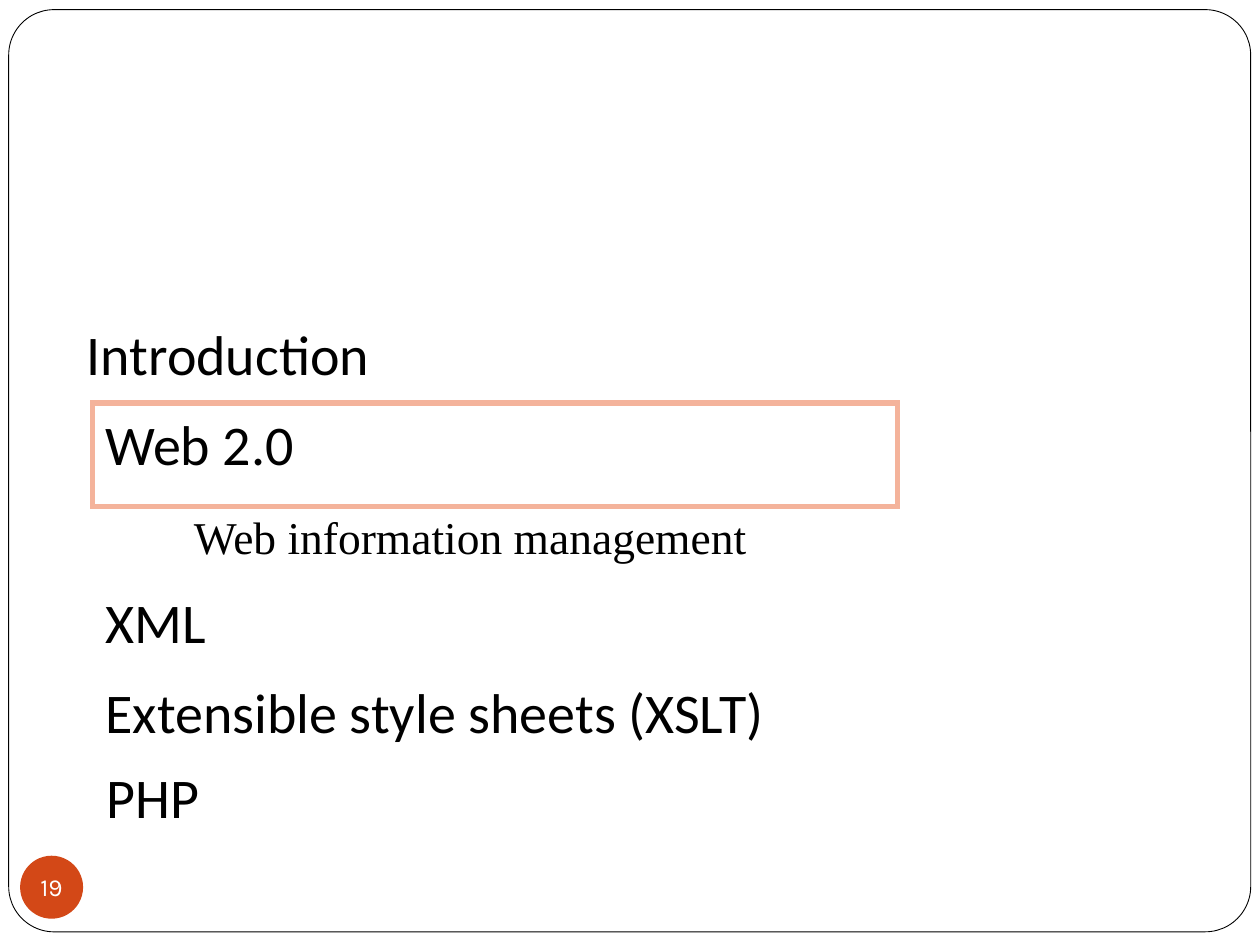
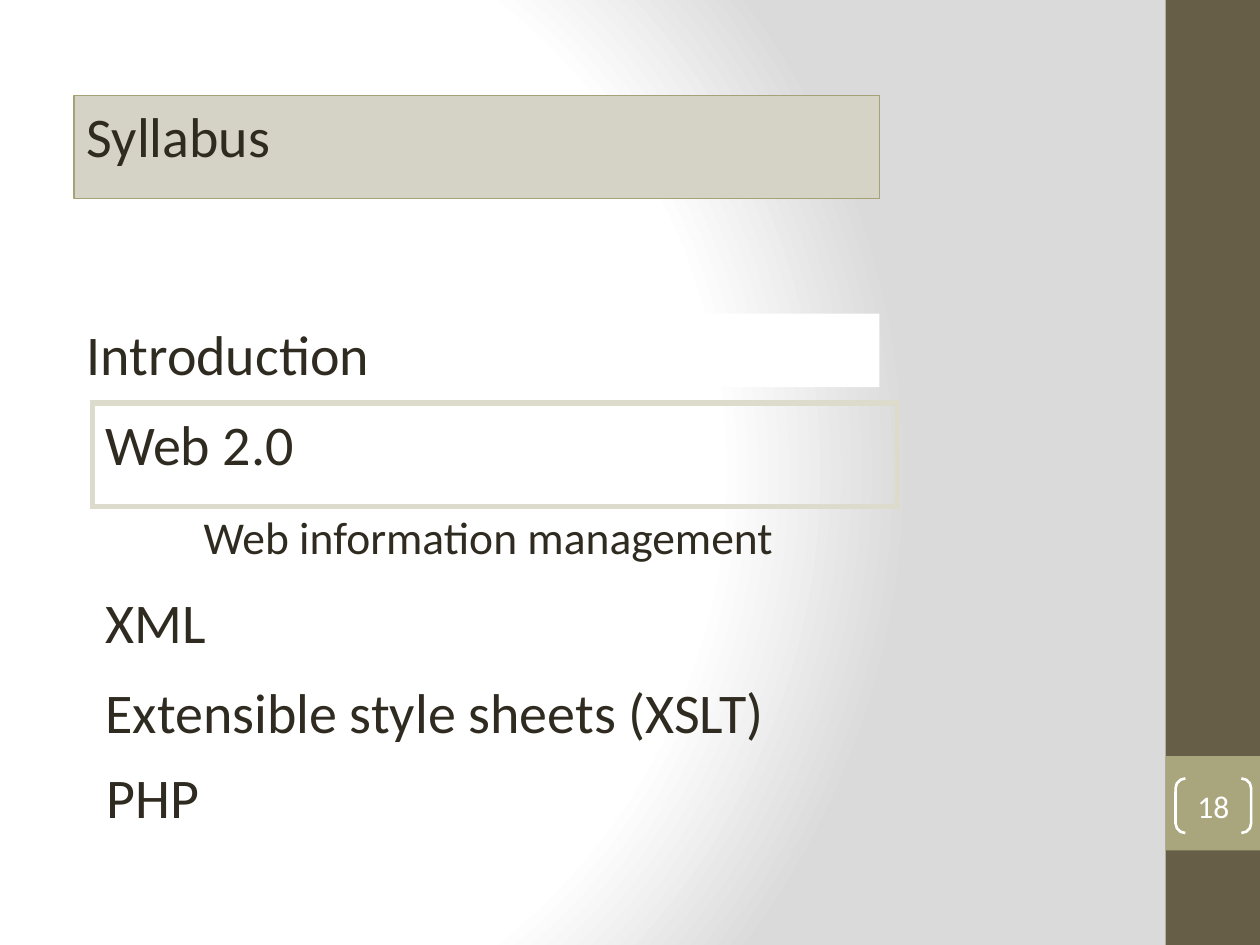
Before and after one commit to MetaInformation/MetaInformation.github.io, a slide deck: slide 18 of topic01/talk-1/1_introduction.pptx (slide 19 before the commit). Drawn at 1260x945 pixels with LibreOffice and Linux fonts; fonts in the diff are those of the drawing; background and template pictures are left out. Boxes give left, top, right and bottom in pixels: in the first picture for what was removed or moved away, otherwise in the second. Text is boxed around its words. In the diff, an @@ line names an element or a change of style, - is before the commit and + after.

```diff
--- a/topic01/talk-1/1_introduction.pptx
+++ b/topic01/talk-1/1_introduction.pptx
@@ background #FFFFFF to gradient #FFFFFF to #DADADA @@
@@ rounded rectangle removed at (x1=9, y1=10, x2=1251, y2=932) @@
@@ rectangle added at (x1=1166, y1=0, x2=1260, y2=945), fill #675E47 @@
@@ rectangle added at (x1=74, y1=96, x2=879, y2=199), fill #D5D4C5, outline #A6A278 1 pt, 32 pt, text #2F2B20 @@
+Syllabus
@@ rectangle "Web 2.0" at (x1=93, y1=403, x2=898, y2=507): text colour #000000 to #2F2B20; outline #F4B39B 3 pt to #DDDBCB 3 pt @@
@@ text "Web information management" at (x1=204, y1=522, x2=772, y2=562): font Times New Roman to Calibri, text colour #000000 to #2F2B20; indent changed @@
@@ text colour #000000 to #2F2B20 in 4 elements at (x1=105, y1=607, x2=206, y2=643), (x1=105, y1=692, x2=764, y2=742), (x1=87, y1=336, x2=369, y2=376), (x1=107, y1=782, x2=200, y2=818) @@
@@ rectangle added at (x1=1166, y1=756, x2=1260, y2=850), fill #A9A57C @@
@@ page number added at (x1=1176, y1=779, x2=1251, y2=833), outline #FFFFFF 1.5 pt, 18 pt, text #FFFFFF @@
+18
@@ page number removed at (x1=20, y1=856, x2=83, y2=919) @@
-19
```
Also in this commit, not shown: 36 other slides changed, 2 slides added, 3 slides removed, 1 other file.
